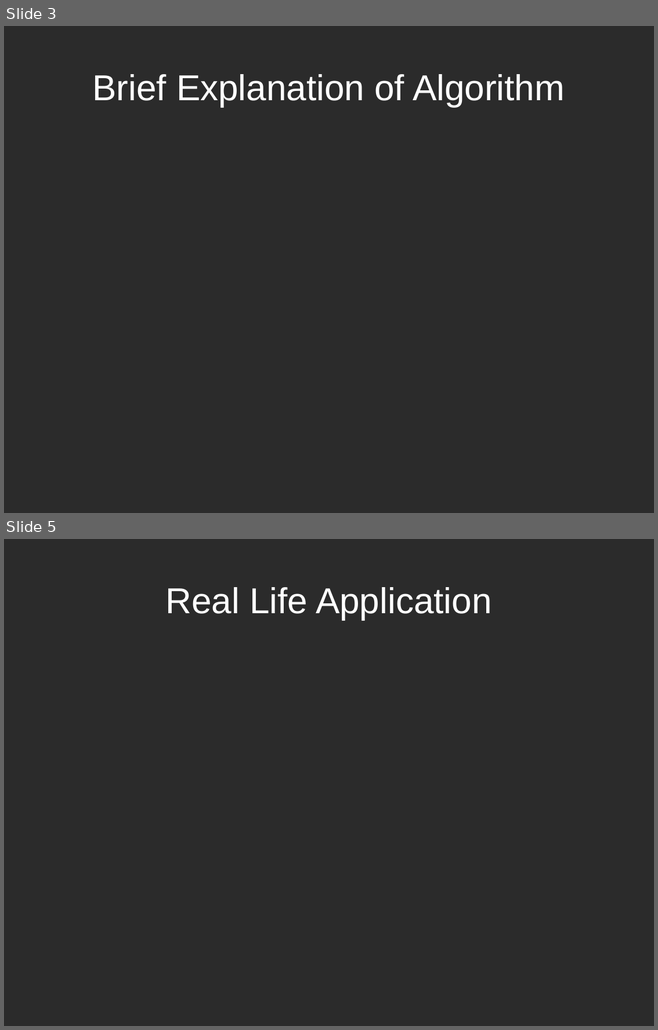
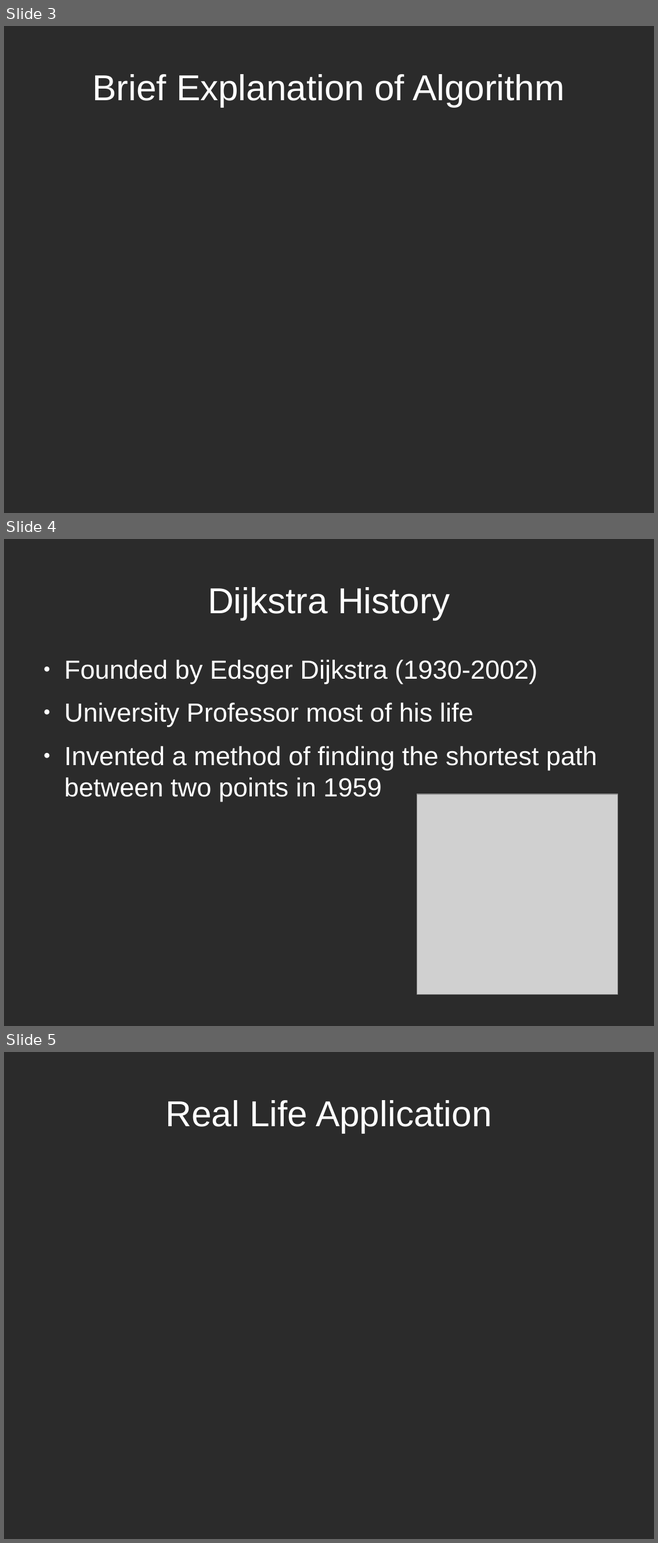
Before and after one commit to BrendanToolan/ResearchMethodsPresentation, a slide deck: research methods presentation.odp. Shown one above the other, each under a label of ours: slides 3 and 5 before the commit, slides 3, 4 and 5 after it; the slides between them are not shown. The pictures are 658x1030 and 658x1543 pixels, drawn with LibreOffice and Linux fonts; fonts in the diff are those of the drawing; grey boxes stand for pictures; background and template pictures are left out; a plain dark background stands for a picture behind light text. Boxes give left, top, right and bottom in pixels: in the first picture for what was removed or moved away, otherwise in the second. Text is boxed around its words. In the diff, an @@ line names an element or a change of style, - is before the commit and + after.

Commit message:
second commit - history slide updated + image created

```diff
--- a/research methods presentation.odp
+++ b/research methods presentation.odp
@@ slide 4 added at <box>4,539,654,1026</box>, background picture (left out) @@
@@ title added at <box>208,587,449,620</box>, 44 pt, text #FFFFFF @@
+Dijkstra History
@@ text added at <box>64,660,597,801</box>, 32 pt, text #FFFFFF @@
+● Founded by Edsger Dijkstra (1930-2002)
+● University Professor most of his life
+● Invented a method of finding the shortest path between two points in 1959
@@ picture added at <box>417,794,618,995</box> @@
```
Also in this commit, not shown: 1 slide changed, 1 slide removed, 3 other files.
